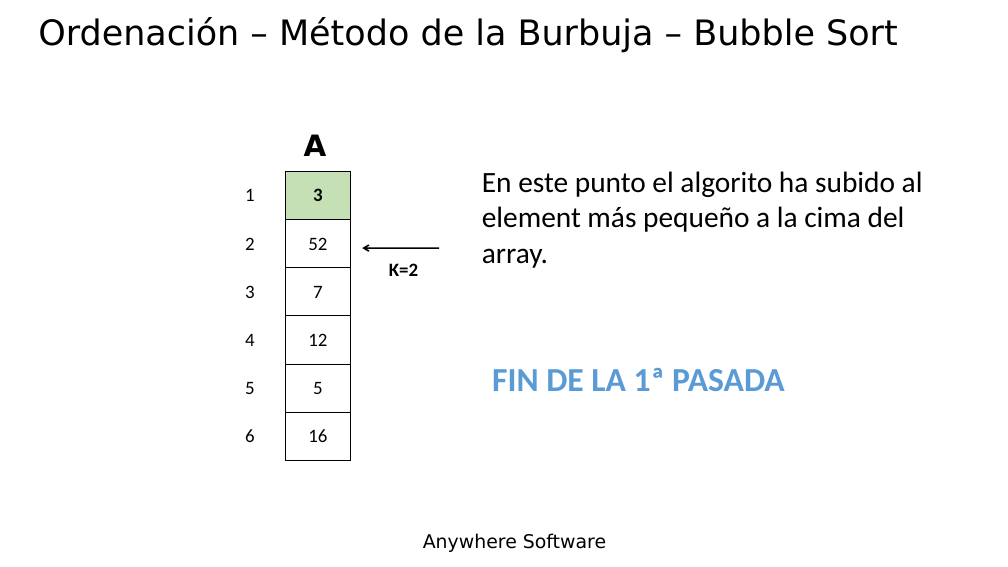
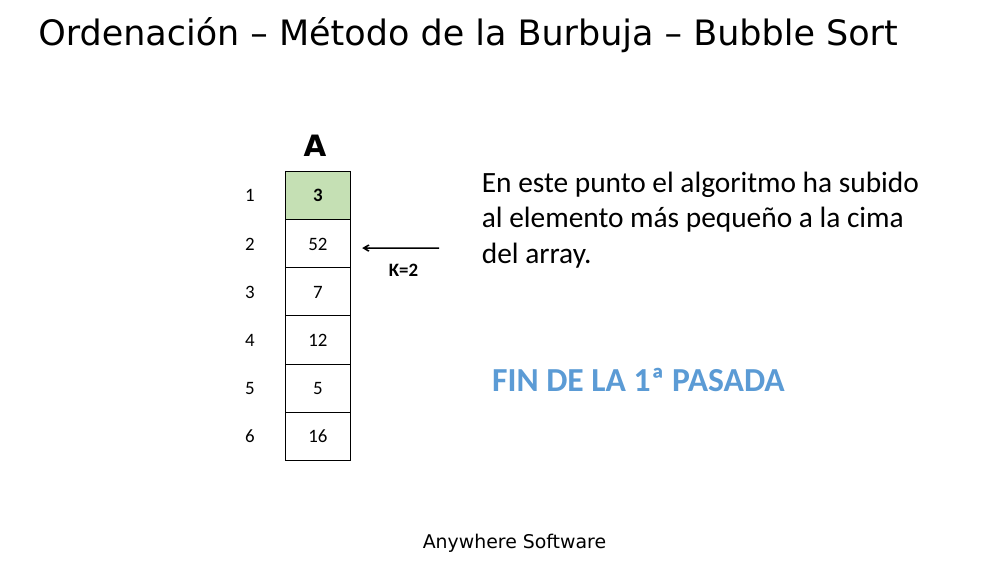
Before and after one commit to Lamashino/Teaching-B4J, a slide deck: slide 26 of Tema 14 - Matrices - Arrays/Tema 14 - Matrices - Arrays.pptx. Drawn at 1008x567 pixels with LibreOffice and Linux fonts; fonts in the diff are those of the drawing; background and template pictures are left out. Boxes give left, top, right and bottom in pixels: in the first picture for what was removed or moved away, otherwise in the second. Text is boxed around its words. In the diff, an @@ line names an element or a change of style, - is before the commit and + after.

```diff
--- a/Tema 14 - Matrices - Arrays/Tema 14 - Matrices - Arrays.pptx
+++ b/Tema 14 - Matrices - Arrays/Tema 14 - Matrices - Arrays.pptx
@@ text at bbox=[482, 171, 919, 268]: text changed @@
-En este punto el algorito ha subido al element más pequeño a la cima del array.
+En este punto el algoritmo ha subido al elemento más pequeño a la cima del array.
```
Also in this commit, not shown: 22 other slides changed.
